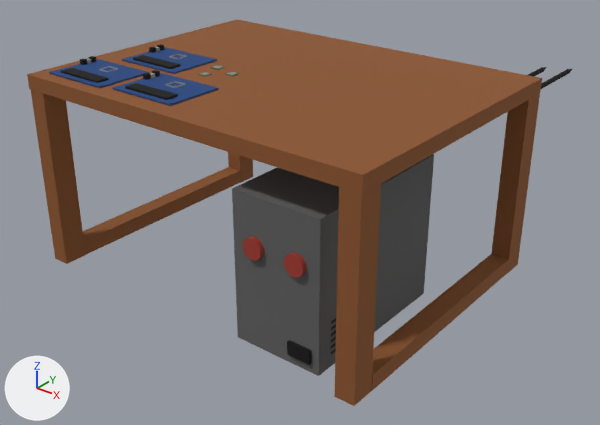
The Blender file private/blender/welding1.blend as it was, and as the next commit left it.
Rendered twice from a 50 mm lens placed at (3.33, -3.99, 2.89), pointed at (-0.21, 0.44, 0.14). The lights are fixed; the arrows at lower left show +X, +Y and +Z.

In view in the first picture: 'board_main', 'board_main.001', 'board_main.002', 'table_foot1', 'table_foot2', 'table_foot3', 'table_foot4', 'table_foot5', 'table_foot6', 'table_main', 'tower_btn1', 'tower_btn2', 'tower_main'.
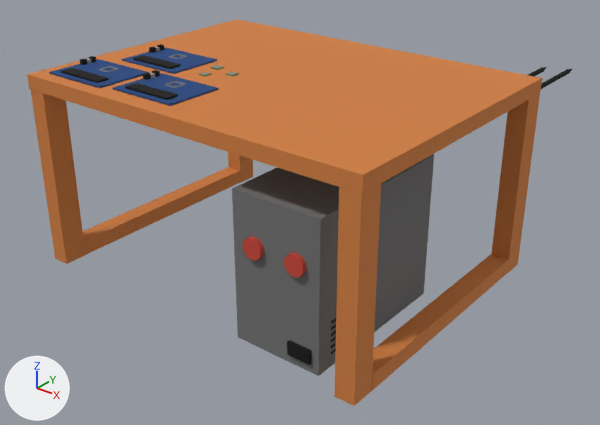
Edits to the scene script, one JSON object a line:
```json
{"op": "set", "path": "mat_red.base_color", "old": "(0.359, 0.0378, 0.0235)", "new": "(0.593, 0.0587, 0.0356)", "note": "red #a2372a -> red #ca4535"}
{"op": "set", "path": "mat_wood.base_color", "old": "(0.267, 0.0918, 0.0238)", "new": "(0.65, 0.215, 0.0508)", "note": "brown #8d552b -> orange #d38040"}
```

Boxes (x1, y1, x2, y2) around the edits, measured in the pictures (600 x 425 px):
```json
{"object": "table_main", "change": "recoloured", "before": [27, 19, 542, 194], "after": [27, 19, 542, 194], "on screen": "brown to orange"}
{"object": "table_foot1", "change": "recoloured", "before": [334, 184, 381, 406], "after": [334, 184, 381, 406]}
{"object": "table_foot2", "change": "recoloured", "before": [31, 90, 85, 264], "after": [31, 90, 85, 264]}
{"object": "table_foot6", "change": "recoloured", "before": [372, 254, 509, 391], "after": [372, 254, 509, 391]}
{"object": "table_foot4", "change": "recoloured", "before": [491, 94, 540, 273], "after": [491, 94, 540, 273]}
{"object": "table_foot5", "change": "recoloured", "before": [83, 167, 240, 255], "after": [83, 167, 240, 255], "on screen": "brown to orange"}
{"object": "table_foot3", "change": "recoloured", "before": [228, 152, 253, 183], "after": [228, 152, 253, 183]}
{"object": "tower_btn2", "change": "recoloured", "before": [284, 252, 306, 278], "after": [284, 252, 306, 278]}
{"object": "tower_btn1", "change": "recoloured", "before": [243, 236, 264, 261], "after": [243, 236, 264, 261]}
```
